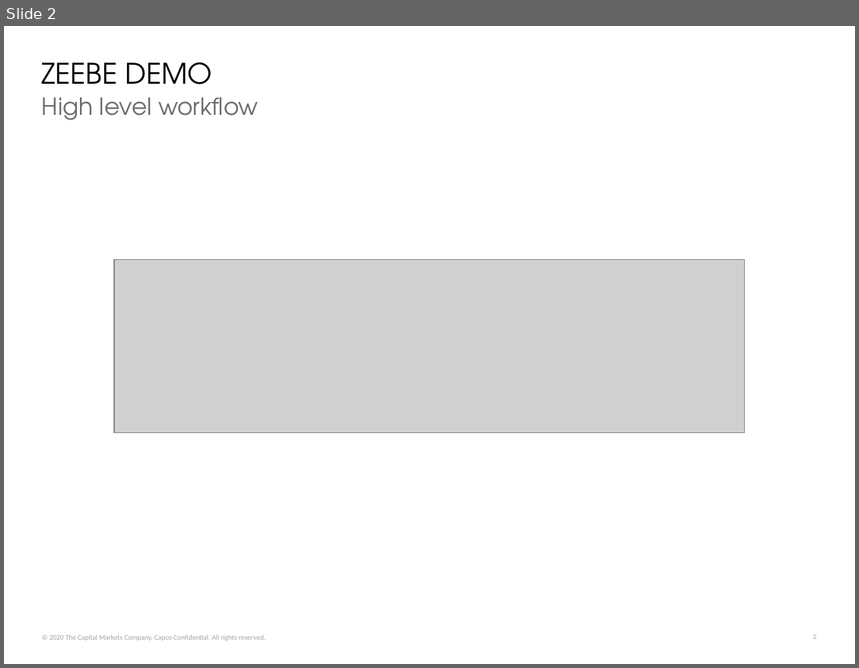
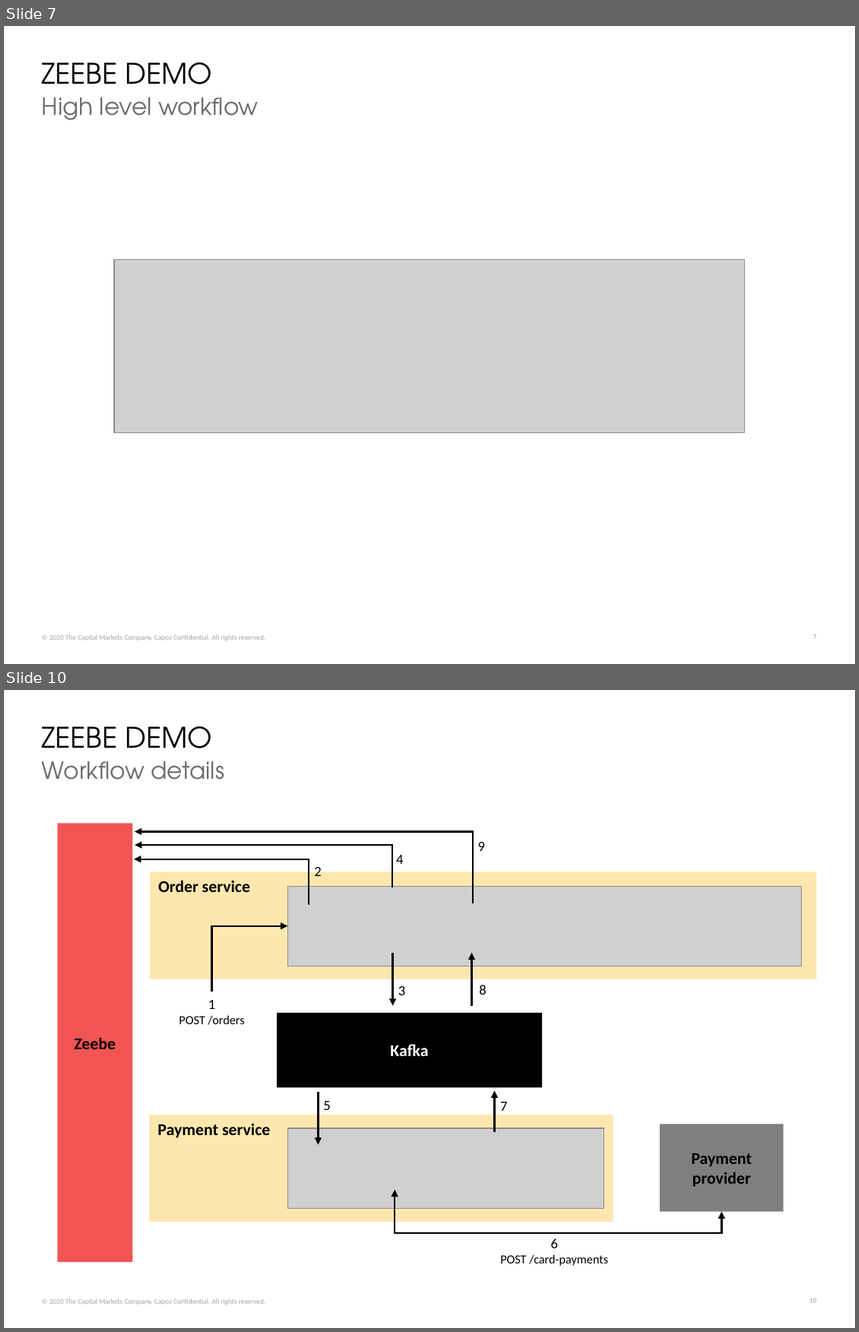
Before and after one commit to ccso-capco/zeebe-demo, a slide deck: docs/zeebe-demo.pptx. Shown one above the other, each under a label of ours: slide 2 before the commit, slides 7 and 10 after it; the slides between them are not shown. The pictures are 859x668 and 859x1332 pixels, drawn with LibreOffice and Linux fonts; fonts in the diff are those of the drawing; grey boxes stand for pictures. Boxes give left, top, right and bottom in pixels: in the first picture for what was removed or moved away, otherwise in the second. Text is boxed around its words. In the diff, an @@ line names an element or a change of style, - is before the commit and + after.

Commit message:
Added payment flow with REST call sample

```diff
--- a/docs/zeebe-demo.pptx
+++ b/docs/zeebe-demo.pptx
@@ slide 10 added at <box>4,690,855,1328</box>, background #FFFFFF; not listed: 2 template elements that a slide beside it also shows @@
@@ title added at <box>42,726,213,749</box>, 24 pt, text #000000 @@
+ZEEBE DEMO
@@ text added at <box>42,761,224,780</box>, 20 pt, text #6C6C6C @@
+Workflow details
@@ rectangle added at <box>58,824,132,1263</box>, fill #F35454, 14 pt, text #000000, bold @@
+Zeebe
@@ elbow arrow added from (473, 903) to (134, 831), #000000 1.5 pt @@
@@ elbow arrow added from (392, 888) to (135, 845), #000000 1.5 pt @@
@@ text added at <box>478,842,485,851</box>, 12 pt, text #000000 @@
+9
@@ elbow arrow added from (309, 904) to (134, 859), #000000 1.5 pt @@
@@ text added at <box>314,865,321,876</box>, 12 pt, text #000000 @@
+2
@@ text added at <box>396,855,403,864</box>, 12 pt, text #000000 @@
+4
@@ rectangle added at <box>151,872,817,980</box>, fill #FEE7AF, 14 pt, text #000000, bold @@
+Order service
@@ picture added at <box>287,887,801,966</box> @@
@@ elbow arrow added from (211, 991) to (287, 926), #000000 1.5 pt @@
@@ arrow added from (393, 953) to (393, 1006), #000000 1.5 pt @@
@@ arrow added from (472, 1006) to (472, 953), #000000 1.5 pt @@
@@ text added at <box>479,985,486,995</box>, 12 pt, text #000000 @@
+8
@@ text added at <box>179,1000,244,1025</box>, 10.5 pt, text #000000 @@
+1
+POST /orders
@@ text added at <box>398,986,405,996</box>, 12 pt, text #000000 @@
+3
@@ rectangle added at <box>278,1012,543,1087</box>, fill #000000, 14 pt, text #FFFFFF, bold @@
+Kafka
@@ arrow added from (318, 1092) to (318, 1145), #000000 1.5 pt @@
@@ arrow added from (494, 1132) to (494, 1091), #000000 1.5 pt @@
@@ rectangle added at <box>150,1115,614,1222</box>, fill #FEE7AF, 14 pt, text #000000, bold @@
+Payment service
@@ text added at <box>323,1101,330,1110</box>, 12 pt, text #000000 @@
+5
@@ text added at <box>500,1102,507,1111</box>, 12 pt, text #000000 @@
+7
@@ picture added at <box>287,1129,604,1208</box> @@
@@ rectangle added at <box>661,1124,784,1212</box>, fill #7F7F7F, 14 pt, text #000000, bold @@
+Payment provider
@@ elbow double arrow added from (395, 1189) to (721, 1212), #000000 1.5 pt @@
@@ text added at <box>500,1239,608,1266</box>, 10.5 pt, text #000000 @@
+6
+POST /card-payments
@@ what was slide 2 is now slide 7 @@
```
Also in this commit, not shown: 2 slides changed, 6 other slides added, 1 slide removed, 31 other files.
